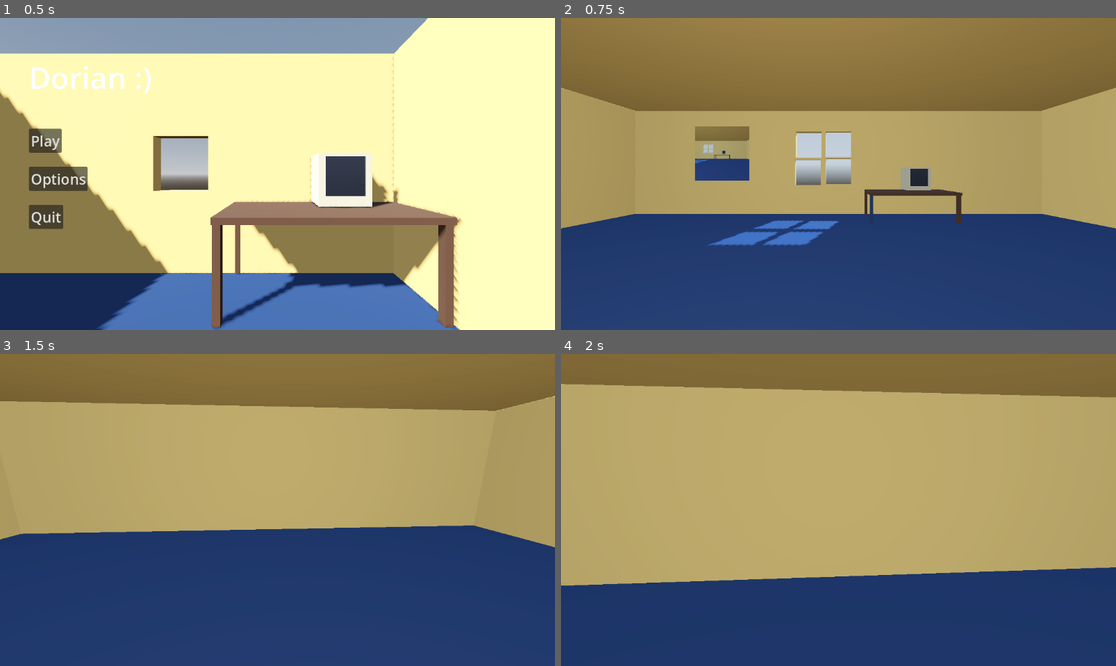
Above: before the commit, frames 1-4 (two rows, left to right).
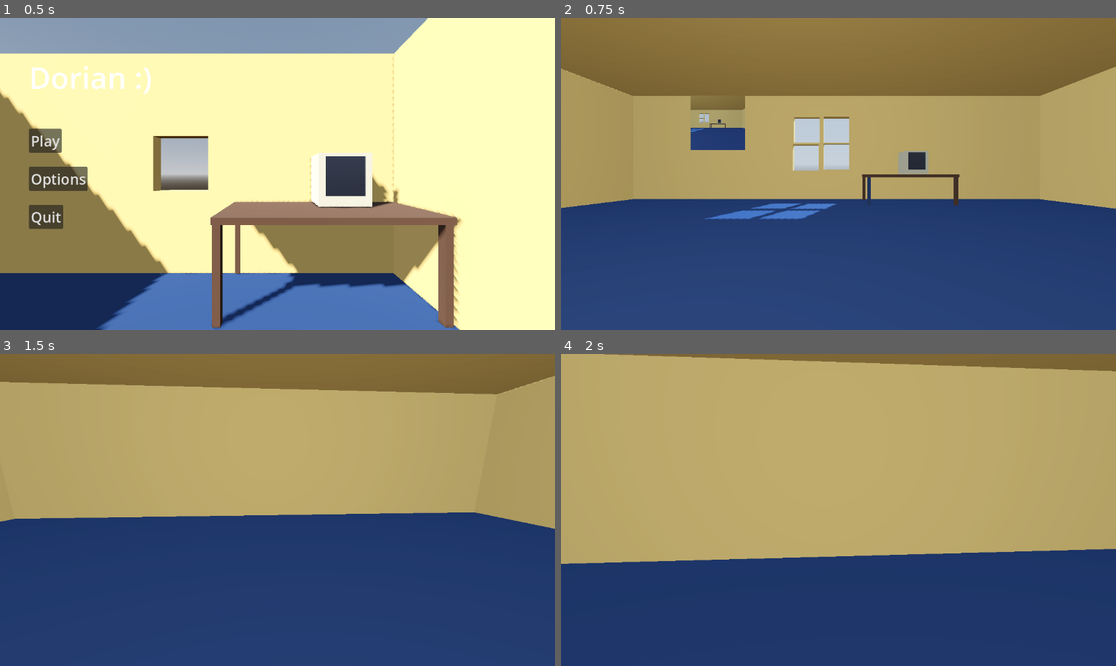
Above: after the commit, the same moments.

Repository: cptretro/DorianSmiles
Game: Godot game, scene res://Scenes/UI/main_menu.tscn
Same seed, same stepped clock (60 frames per second), same inputs: the game is played once before the commit and once after it. A sky picture missing from this copy of the repository is replaced by a grey-blue gradient.
Inputs (mouse positions are in pixels of both pictures, inside the frame that each line leads up to):
- Up to frame 1 (0.5 s): no input
- Up to frame 2 (0.75 s): click "Play" at 0.5 s
- Up to frame 3 (1.5 s): tap Enter at 1.25 s; move the mouse to (305, 510) at 1.27 s; hold W (Up) from 1.28 s (still down); tap Space (Jump) at 1.35 s; click (305, 510) at 1.42 s
- Up to frame 4 (2 s): keep holding W (Up); tap Space (Jump) at 1.52, 1.82 s

Frame 1 is identical in both runs. In frame 2, 15% of the frame differs, in the area x 0-100%, y 15-74%; in frame 3, 11%; in frame 4, 16%, in the area x 0-100%, y 0-75%.

Commit message:
player special funtions

Diff:
--- a/Scripts/Player.gd
+++ b/Scripts/Player.gd
@@ -1,9 +1,23 @@
 extends CharacterBody3D
 
-
-const SPEED = 5.0
+var SPEED
+const WAlK_SPEED = 5.0
+const SPRINT_SPEED = 8.0
 const JUMP_VELOCITY = 4.5
 const SENSITIVITY = 0.003
+
+#head bob variable
+const BOB_FREQ = 2.0
+const BOB_AMP = 0.08
+var t_bob = 0.0
+
+#FOV variables
+const BASE_FOV = 75.0
+const FOV_CHANGE = 1.5
+
+
+
+
 
 @onready var head = $Head
 @onready var camera = $Head/Camera3D
@@ -43,19 +57,46 @@
 	if not is_on_floor():
 		velocity.y -= gravity * delta
 
+	#sprinting
+	if Input.is_action_pressed("sprint"):
+		SPEED = SPRINT_SPEED
+	else:
+		SPEED = WAlK_SPEED
+
 	# Handle Jump.
 	if Input.is_action_just_pressed("Jump") and is_on_floor():
 		velocity.y = JUMP_VELOCITY
 
-	# Get the input direction and handle the movement/deceleration.
-	# As good practice, you should replace UI actions with custom gameplay actions.
+		# Get the input direction and handle the movement/deceleration.
+		# As good practice, you should replace UI actions with custom gameplay actions.
 	var input_dir = Input.get_vector("Left", "Right", "Up", "Down")
 	var direction = (head.transform.basis * Vector3(input_dir.x, 0, input_dir.y)).normalized()
-	if direction:
-		velocity.x = direction.x * SPEED
-		velocity.z = direction.z * SPEED
+	if is_on_floor():
+		if direction:
+			velocity.x = direction.x * SPEED
+			velocity.z = direction.z * SPEED
+		else:
+			velocity.x = lerp(velocity.x, direction.x * SPEED, delta * 7.0) #move_toward(velocity.x, 0, SPEED)
+			velocity.z = lerp(velocity.z, direction.z * SPEED, delta * 7.0) #move_toward(velocity.z, 0, SPEED)
+
 	else:
-		velocity.x = 0.0 #move_toward(velocity.x, 0, SPEED)
-		velocity.z = 0.0 #move_toward(velocity.z, 0, SPEED)
+		velocity.x = lerp(velocity.x, direction.x * SPEED, delta * 3.0)
+		velocity.z = lerp(velocity.z, direction.z * SPEED, delta * 3.0)
+
+
+	#head bob
+	t_bob += delta * velocity.length() * float(is_on_floor())
+	camera.transform.origin = _headbob(t_bob)
+
+	#FOV
+	var velocity_clamped = clamp(velocity.length(), 0.5, SPRINT_SPEED * 2)
+	var target_fov = BASE_FOV + FOV_CHANGE * velocity_clamped
 
 	move_and_slide()
+
+
+func _headbob(time) -> Vector3:
+	var pos = Vector3.ZERO
+	pos.y = sin(time * BOB_FREQ) * BOB_AMP
+	pos.x = cos(time * BOB_FREQ / 2) * BOB_AMP
+	return pos
--- /dev/null
+++ b/player testing.tscn
@@ -0,0 +1,7 @@
+[gd_scene load_steps=2 format=3 uid="uid://bvjn670g3cadd"]
+
+[ext_resource type="PackedScene" uid="uid://difdvuqvvajdu" path="res://Scenes/player.tscn" id="1_v6thh"]
+
+[node name="Player playground" type="Node3D"]
+
+[node name="Player" parent="." instance=ExtResource("1_v6thh")]
